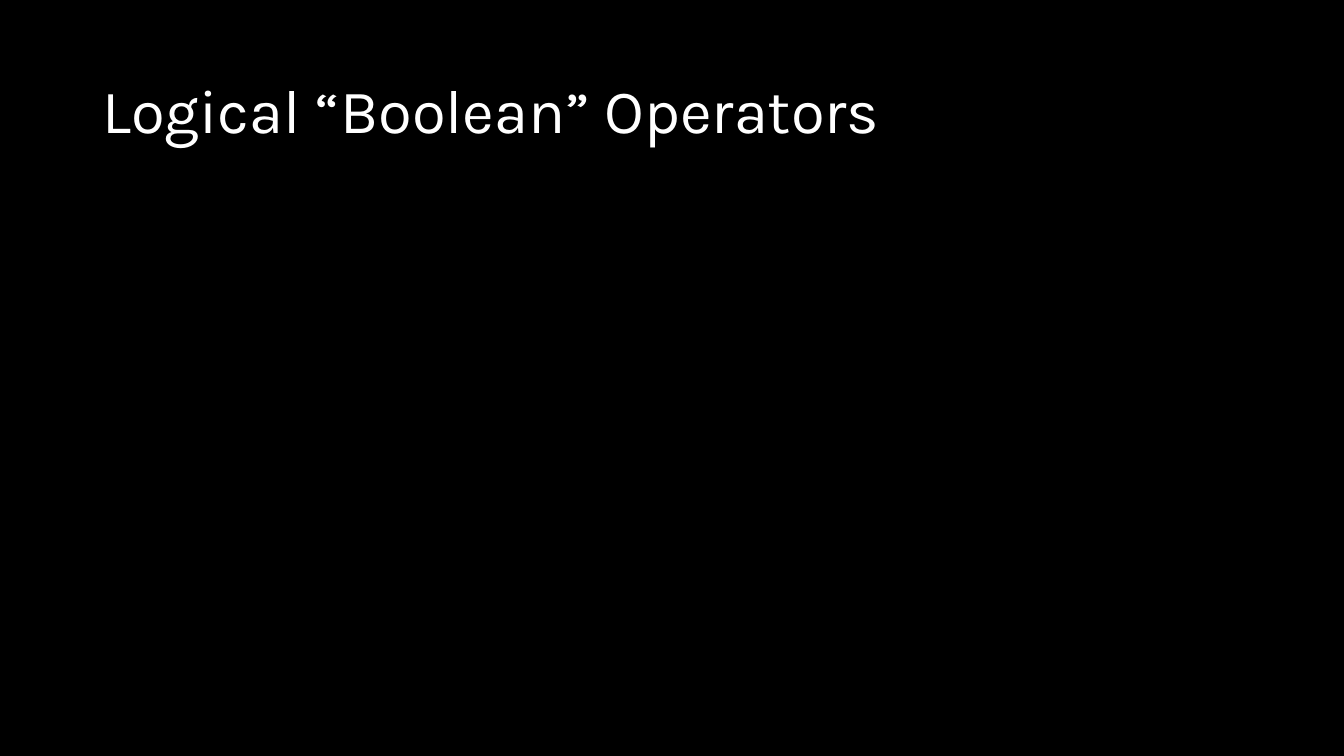
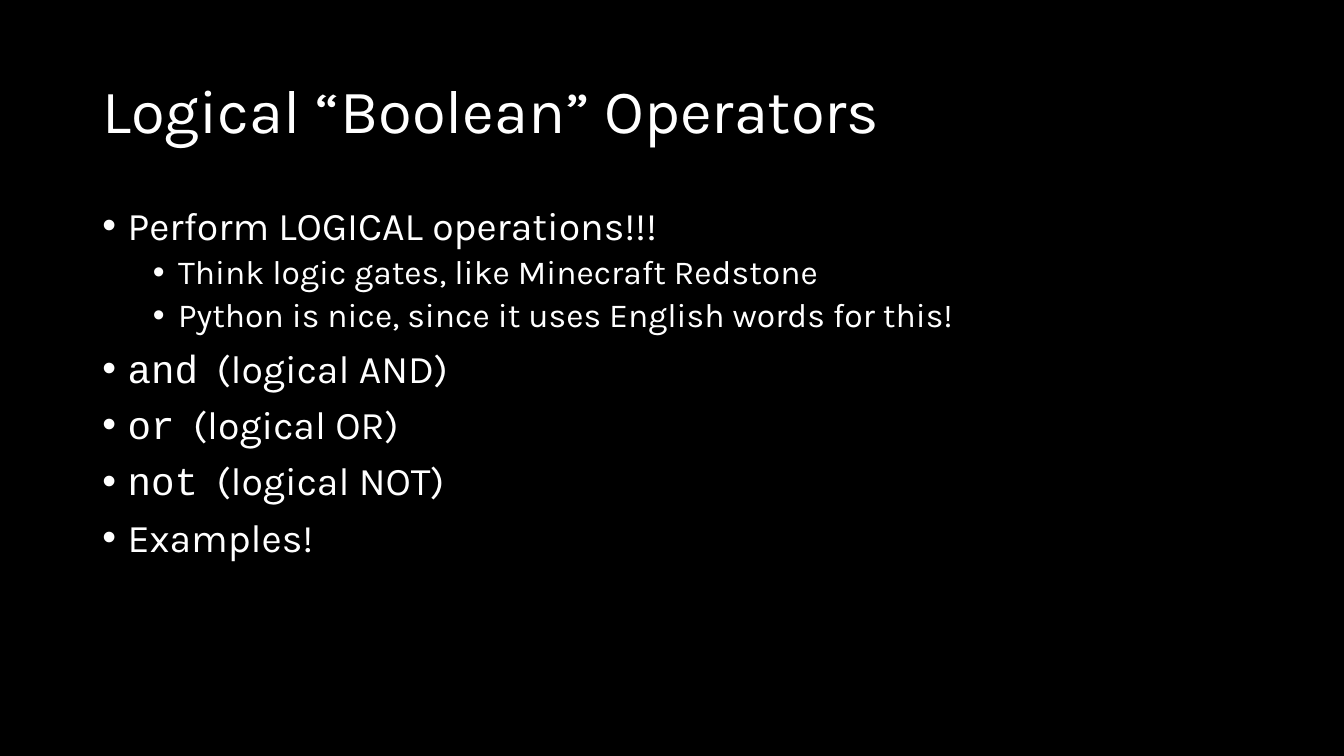
Before and after one commit to d-guh/computer-courses, a slide deck: slide 13 of intro-to-python/02/lesson-02.pptx. Drawn at 1344x756 pixels with LibreOffice and Linux fonts; fonts in the diff are those of the drawing; background and template pictures are left out. Boxes give left, top, right and bottom in pixels: in the first picture for what was removed or moved away, otherwise in the second. Text is boxed around its words. In the diff, an @@ line names an element or a change of style, - is before the commit and + after.

Commit message:
feat(intro-py/02): add operator slides

```diff
--- a/intro-to-python/02/lesson-02.pptx
+++ b/intro-to-python/02/lesson-02.pptx
@@ text added at box(128, 213, 953, 562), 24 pt, text #FFFFFF @@
+• Perform LOGICAL operations!!!
+  • Think logic gates, like Minecraft Redstone
+  • Python is nice, since it uses English words for this!
+• and (logical AND)
+• or (logical OR)
+• not (logical NOT)
+• Examples!
```
Also in this commit, not shown: 6 other slides changed, 2 slides added, 1 slide removed.
